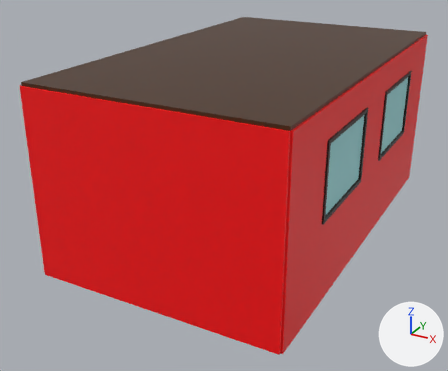
The Blender file Assets/Models/01_Bedroom_Normal.blend, before and after one commit.
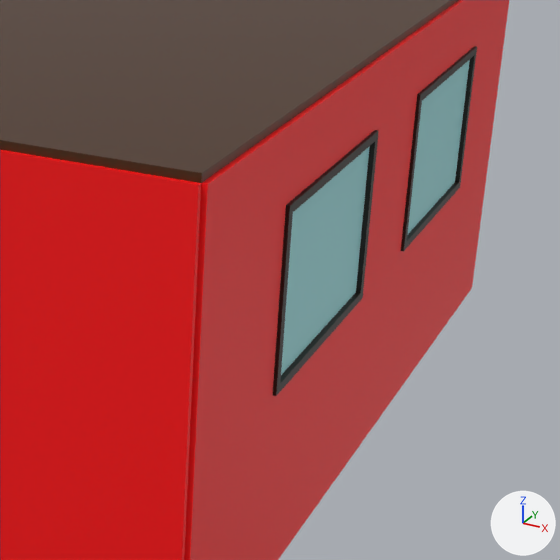
Each version is shown whole from a camera (50 mm lens) standing at (19.4, -18.0, 11.0) and looking at (4.9, 8.4, -2.2), then close up on the part from 45% to 100% of the width and 14% to 80% of the height. The lights are fixed; the arrows at lower right show +X, +Y and +Z.

The scene before the commit, as lines of its bpy script (objects in view):
```python
ob_frame_left_004 = bpy.data.objects.new('Frame_Left.004', me_cube_014)
ob_frame_left_004.location = (12.02, 3.57, 1.3)
ob_frame_left_004.rotation_euler = (1.571, 0.0, 0.0)  # degrees (90, 0, 0)
ob_frame_left_004.scale = (0.149, 1.76, 0.0875)
ob_frame_left_005 = bpy.data.objects.new('Frame_Left.005', me_cube_015)
ob_frame_left_005.location = (12.02, 8.4, 1.3)
ob_frame_left_005.rotation_euler = (1.571, 0.0, 0.0)  # degrees (90, 0, 0)
ob_frame_left_005.scale = (0.149, 1.76, 0.0875)
ob_frame_left_006 = bpy.data.objects.new('Frame_Left.006', me_cube_016)
ob_frame_left_006.location = (12.02, 5.98, 3.01)
ob_frame_left_006.scale = (0.15, 2.5, 0.0875)
ob_frame_left_007 = bpy.data.objects.new('Frame_Left.007', me_cube_017)
ob_frame_left_007.location = (12.02, 5.98, -0.37)
ob_frame_left_007.scale = (0.15, 2.5, 0.0875)
ob_wall_short = bpy.data.objects.new('Wall_Short', me_cube_001)
ob_wall_short.location = (1.0, 0.0, 0.0)
ob_wall_short.rotation_euler = (0.0, 0.0, -1.571)  # degrees (0, 0, -90)
ob_walls_long = bpy.data.objects.new('Walls_Long', me_cube)
ob_walls_long.location = (0.0, 1.0, 0.0)
ob_window_right = bpy.data.objects.new('Window_Right', me_cube_009)
ob_window_right.location = (12.02, 5.98, 1.31)
ob_window_right.scale = (0.05, 2.5, 1.75)
# also in view: 'Ceiling' at (6.0, 10.0, 4.6); 'Frame_Left.003' at (12.0, 11.6, 1.3); 'Frame_Left.002' at (12.0, 16.4, 1.3); 'Window_Left' at (12.0, 14.0, 1.3)
```
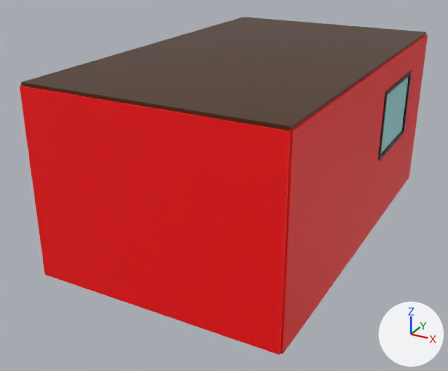
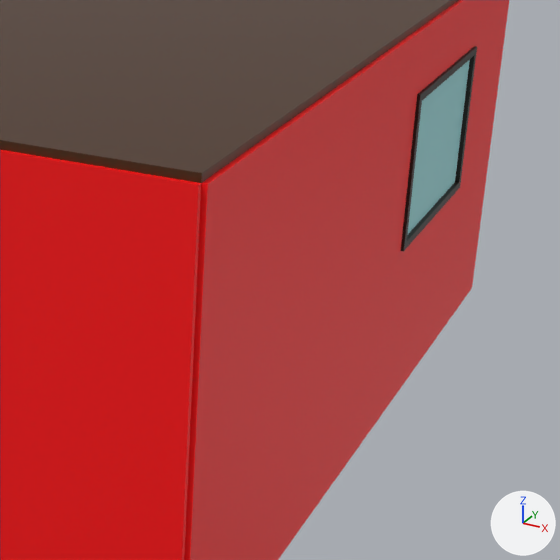
Where the change shows, as pixel boxes [x1, y1, x2, y2] in the close-ups (560 x 560 px):
'Window_Right', deleted: before [281, 146, 370, 375]
'Frame_Left.004', deleted: before [273, 208, 293, 396]
'Frame_Left.007', deleted: before [276, 291, 363, 396]
'Frame_Left.005', deleted: before [356, 139, 378, 293]
'Frame_Left.006', deleted: before [286, 130, 379, 215]
part 8 of me_cube, added (red): after [184, 147, 259, 560]
part 9 of me_cube, added (red): after [233, 115, 302, 560]
part 10 of me_cube, added (red): after [270, 88, 341, 560]
part 11 of me_cube, added (red): after [304, 64, 374, 523]
part 12 of me_cube, added (red): after [336, 43, 404, 478]
part 13 of me_cube, added (red): after [364, 23, 431, 439]
part 14 of me_cube, added (red): after [390, 6, 455, 402]
part 15 of me_cube, added (red): after [413, 0, 475, 370]
part 16 of me_cube, added (red): after [435, 0, 493, 339]
part 17 of me_cube, added (red): after [454, 0, 509, 312]

The change, as a list of edits to the scene's bpy script:
```text
Change me_cube:
    remove me_cube.from_pydata(...)  # 8 vertices, 6 faces; spans x -0.1..0.1, y -1.0..1.0, z -4.5..4.5
    add me_cube.from_pydata(...)  # 176 vertices, 128 faces; spans x -0.1..12.1, y -1.0..19.0, z -4.5..4.5
    me_cube part 1: a new loose piece, a box spanning x -0.1..0.1, y 1.0..3.0, z -4.5..4.5, in mat_wallpaper (red #ff0007)
    me_cube part 2: a new loose piece, a box spanning x -0.1..0.1, y 3.0..5.0, z -4.5..4.5, in mat_wallpaper (red #ff0007)
    me_cube part 3: a new loose piece, a box spanning x -0.1..0.1, y 5.0..7.0, z -4.5..4.5, in mat_wallpaper (red #ff0007)
    me_cube part 4: a new loose piece, a box spanning x -0.1..0.1, y 11.0..13.0, z -4.5..4.5, in mat_wallpaper (red #ff0007)
    me_cube part 5: a new loose piece, a box spanning x -0.1..0.1, y 13.0..15.0, z -4.5..4.5, in mat_wallpaper (red #ff0007)
    me_cube part 6: a new loose piece, a box spanning x -0.1..0.1, y 15.0..17.0, z -4.5..4.5, in mat_wallpaper (red #ff0007)
    me_cube part 7: a new loose piece, a box spanning x -0.1..0.1, y 17.0..19.0, z -4.5..4.5, in mat_wallpaper (red #ff0007)
    me_cube part 8: a new loose piece, a box spanning x 11.9..12.1, y -1.0..1.0, z -4.5..4.5, in mat_wallpaper (red #ff0007)
    me_cube part 9: a new loose piece, a box spanning x 11.9..12.1, y 1.0..3.0, z -4.5..4.5, in mat_wallpaper (red #ff0007)
    me_cube part 10: a new loose piece, a box spanning x 11.9..12.1, y 3.0..5.0, z -4.5..4.5, in mat_wallpaper (red #ff0007)
    me_cube part 11: a new loose piece, a box spanning x 11.9..12.1, y 5.0..7.0, z -4.5..4.5, in mat_wallpaper (red #ff0007)
    me_cube part 12: a new loose piece, a box spanning x 11.9..12.1, y 7.0..9.0, z -4.5..4.5, in mat_wallpaper (red #ff0007)
    me_cube part 13: a new loose piece, a box spanning x 11.9..12.1, y 9.0..11.0, z -4.5..4.5, in mat_wallpaper (red #ff0007)
    me_cube part 14: a new loose piece, a box spanning x 11.9..12.1, y 11.0..13.0, z -4.5..4.5, in mat_wallpaper (red #ff0007)
    me_cube part 15: a new loose piece, a box spanning x 11.9..12.1, y 13.0..15.0, z -4.5..4.5, in mat_wallpaper (red #ff0007)
    me_cube part 16: a new loose piece, a box spanning x 11.9..12.1, y 15.0..17.0, z -4.5..4.5, in mat_wallpaper (red #ff0007)
    me_cube part 17: a new loose piece, a box spanning x 11.9..12.1, y 17.0..19.0, z -4.5..4.5, in mat_wallpaper (red #ff0007)
    me_cube part 18: a new loose piece of 18 vertices spanning x -0.1..0.1, y 9.0..11.0, z -4.5..4.5, in mat_wallpaper (red #ff0007)
    me_cube part 19: a new loose piece of 14 vertices spanning x -0.1..0.1, y 7.0..9.0, z -4.5..4.5, in mat_wallpaper (red #ff0007)
Change ob_walls_long:
    remove _m = ob_walls_long.modifiers.new('Array', 'ARRAY')
    remove _m.count = 10
    remove _m.constant_offset_displace = (0.0, 0.0, 0.0)
    remove _m.relative_offset_displace = (0.0, 1.0, 0.0)
    remove _m = ob_walls_long.modifiers.new('Mirror', 'MIRROR')
    remove _m.mirror_object = ob_center_axis
    remove _m = ob_walls_long.modifiers.new('Boolean', 'BOOLEAN')
    remove _m.object = ob_cube
    remove _m.solver = 'FLOAT'
Remove ob_window_right:
    ob_window_right = bpy.data.objects.new('Window_Right', me_cube_009)
Remove ob_frame_left_007:
    ob_frame_left_007 = bpy.data.objects.new('Frame_Left.007', me_cube_017)
Remove ob_frame_left_006:
    ob_frame_left_006 = bpy.data.objects.new('Frame_Left.006', me_cube_016)
Remove ob_frame_left_005:
    ob_frame_left_005 = bpy.data.objects.new('Frame_Left.005', me_cube_015)
Remove ob_frame_left_004:
    ob_frame_left_004 = bpy.data.objects.new('Frame_Left.004', me_cube_014)
```
